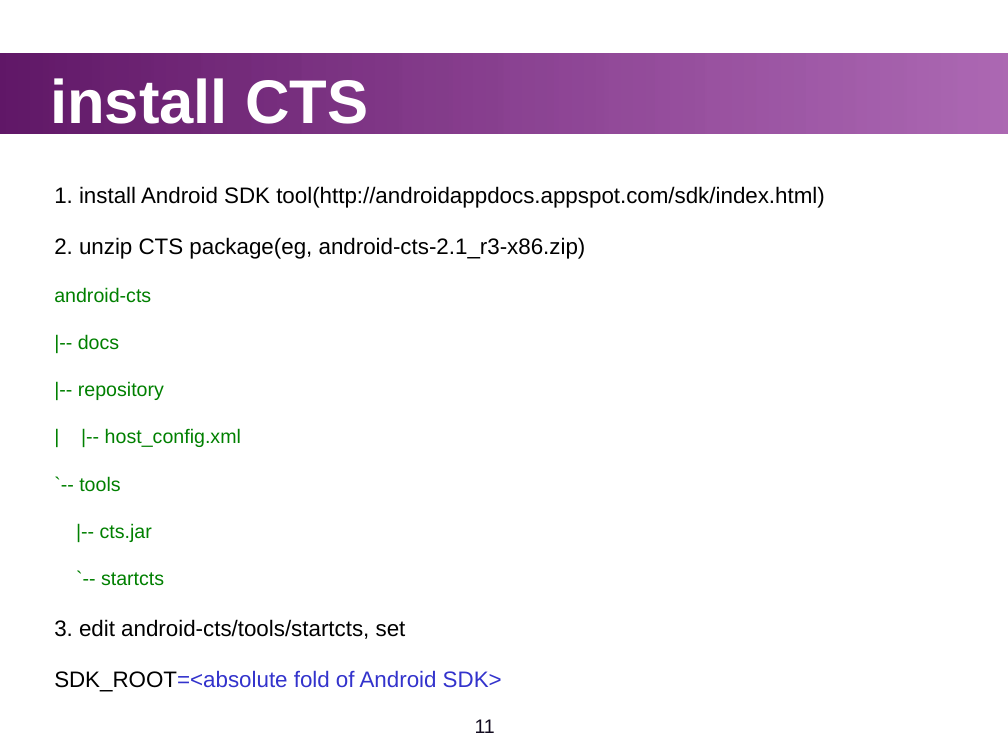
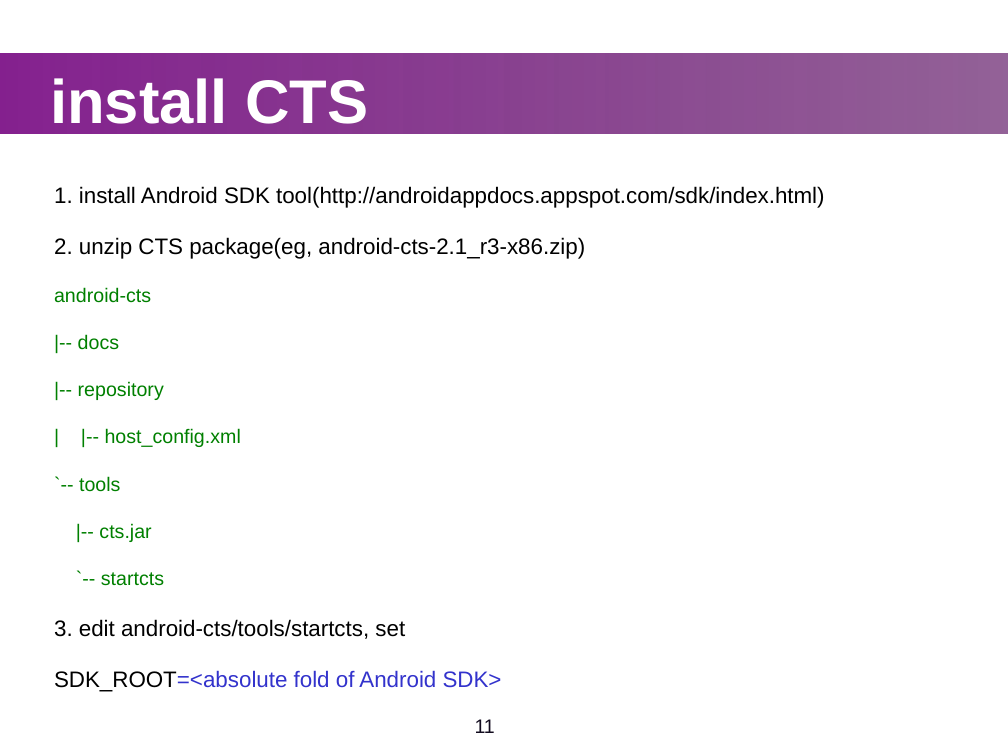
Before and after one commit to widerules/system-information, a slide deck: slide 11 of cts/CTS-training.ppt. Drawn at 1008x756 pixels with LibreOffice and Linux fonts; fonts in the diff are those of the drawing; background and template pictures are left out. Boxes give left, top, right and bottom in pixels: in the first picture for what was removed or moved away, otherwise in the second. Text is boxed around its words. In the diff, an @@ line names an element or a change of style, - is before the commit and + after.

```diff
--- a/cts/CTS-training.ppt
+++ b/cts/CTS-training.ppt
@@ rectangle at (0,53,1008,133): fill gradient #611868 to #85218F to gradient #85218F to #611868 @@
```
Also in this commit, not shown: 40 other slides changed.
